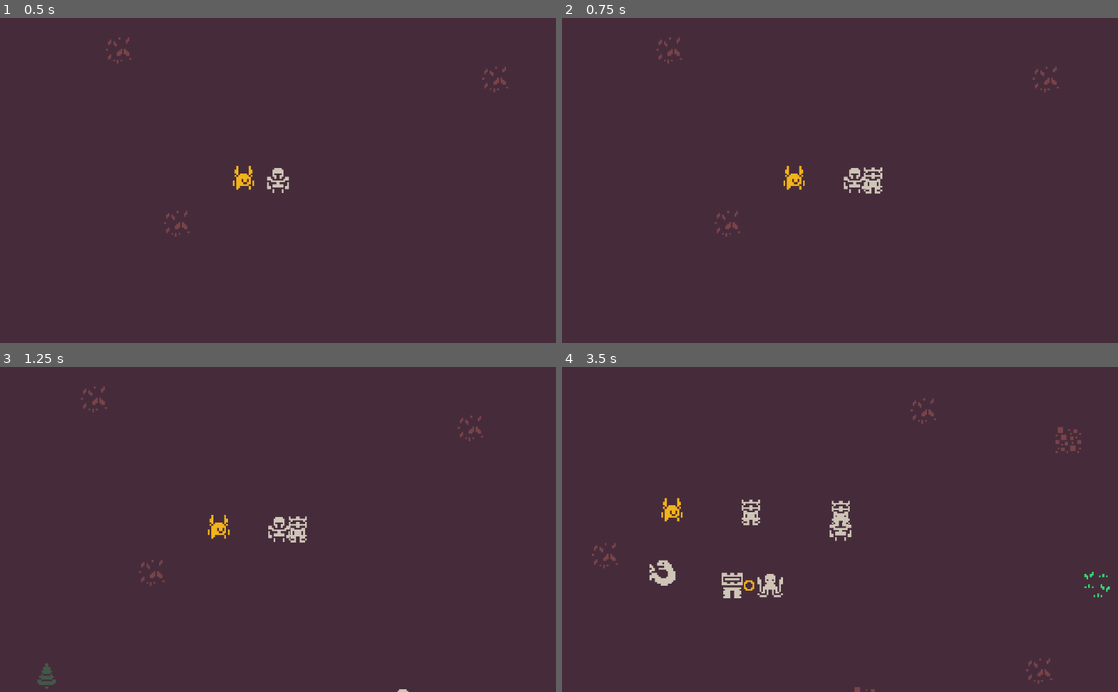
Above: before the commit, frames 1-4 (two rows, left to right).
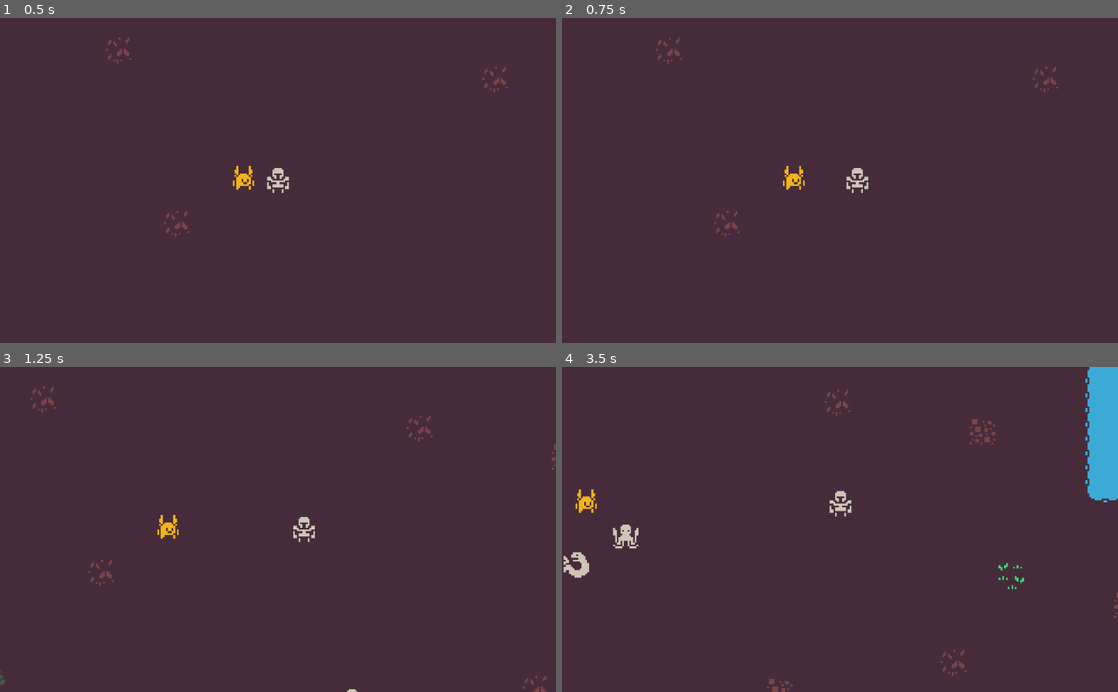
Above: after the commit, the same moments.

Repository: dsg-jam/LD46
Game: Godot game, scene res://assets/scenes/test.tscn
The game is run twice, just before and just after one commit, with the same random seed, the same clock (stepped at 60 frames per second) and the same inputs.
Inputs:
- Up to frame 1 (0.5 s): no input
- Up to frame 2 (0.75 s): tap Enter at 0.5 s; hold Right (player_right) from 0.53 s (still down); tap G (player_place_turret) at 0.6 s
- Up to frame 3 (1.25 s): keep holding Right (player_right)
- Up to frame 4 (3.5 s): release Right (player_right) at 1.28 s; hold Down (player_down) 1.28-2.03 s; tap F (player_mine) at 1.35 s; tap G (player_place_turret) at 1.55, 2.1, 2.85 s; hold Right (player_right) 2.03-2.78 s; hold Up (player_up) from 2.78 s (still down)

Frame 1 is identical in both runs. In frame 2, 0.4% of the frame differs, in the area x 16-90%, y 5-68%; in frame 3, 1.3%; in frame 4, 5.0%, in the area x 0-100%, y 0-100%.

Commit message:
Added costs to upgrade turret

Diff:
--- a/assets/scripts/Player.gd
+++ b/assets/scripts/Player.gd
@@ -62,11 +62,6 @@
 		# only allow mining one resource at a time
 		break
 
-func spawn_turret() -> void:
-	var turret = turrets_prefab[0].instance()
-	turret.position = self.position + look_direction * build_distance
-	get_tree().current_scene.add_child(turret)
-
 func has_item(name: String, count: int) -> bool:
 	return self.inventory.get(name, 0) >= count
 
@@ -77,12 +72,23 @@
 
 	return true
 
+func spawn_turret() -> void:
+	var turret = turrets_prefab[0].instance()
+	if has_items(turret.upgrade_cost):
+		turret.position = self.position + look_direction * build_distance
+		get_tree().current_scene.add_child(turret)
+	else:
+		print("Not enough items")
+
 func try_upgrade_turret(turret) -> void:
 	if turret.level <= 2:
 		var node: Node2D = turrets_prefab[turret.level].instance()
-		node.position = turret.position
-		turret.queue_free()
-		get_tree().current_scene.add_child(node)
+		if has_items(node.upgrade_cost):
+			node.position = turret.position
+			turret.queue_free()
+			get_tree().current_scene.add_child(node)
+		else:
+			print("Not enough items")
 	else:
 		print("This turret already has lvl 3 :)")
 		return
@@ -94,8 +100,7 @@
 		var turret = body
 		try_upgrade_turret(turret)
 		return
-	if has_items(resources_for_turret):
-		spawn_turret()
+	spawn_turret()
 
 func _input(event: InputEvent) -> void:
 	if event.is_action_released("player_mine"):
